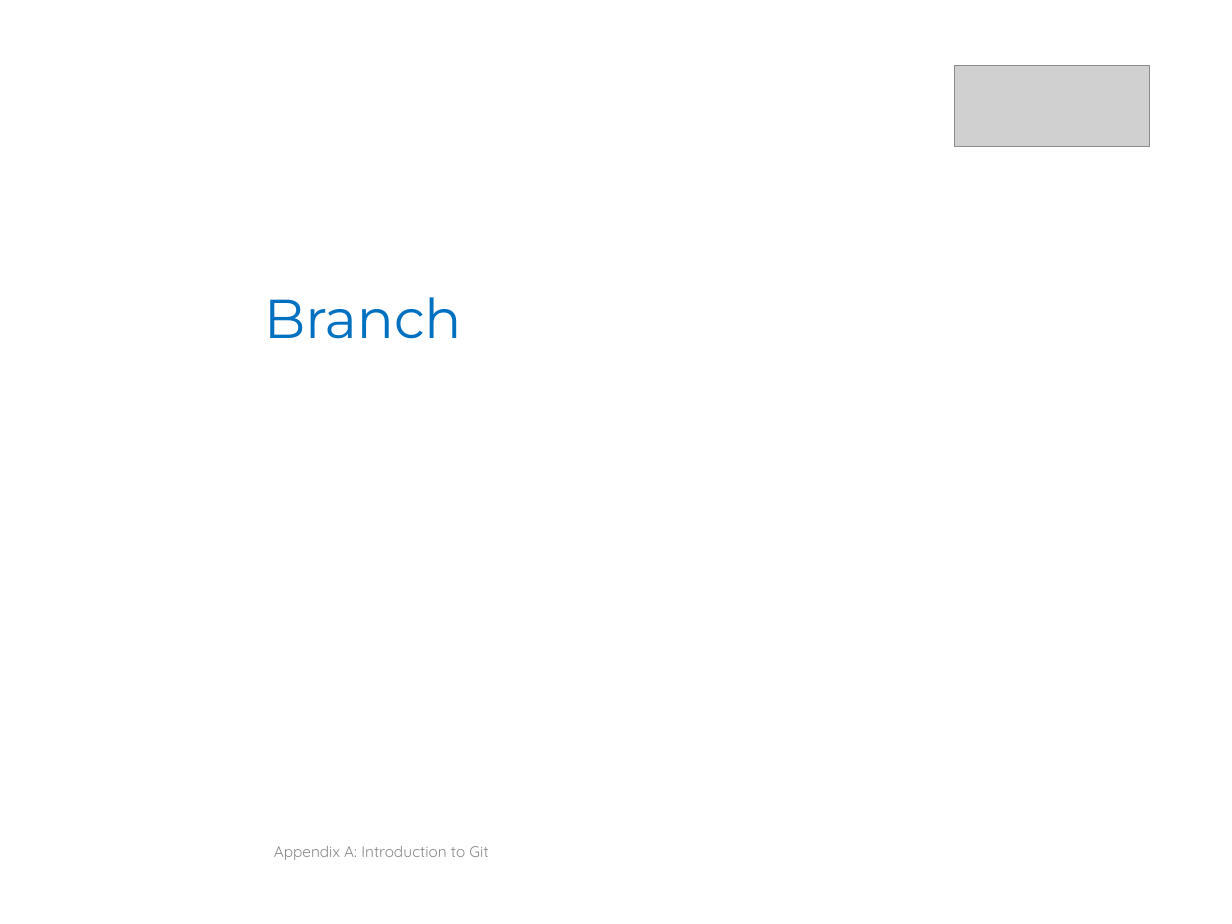
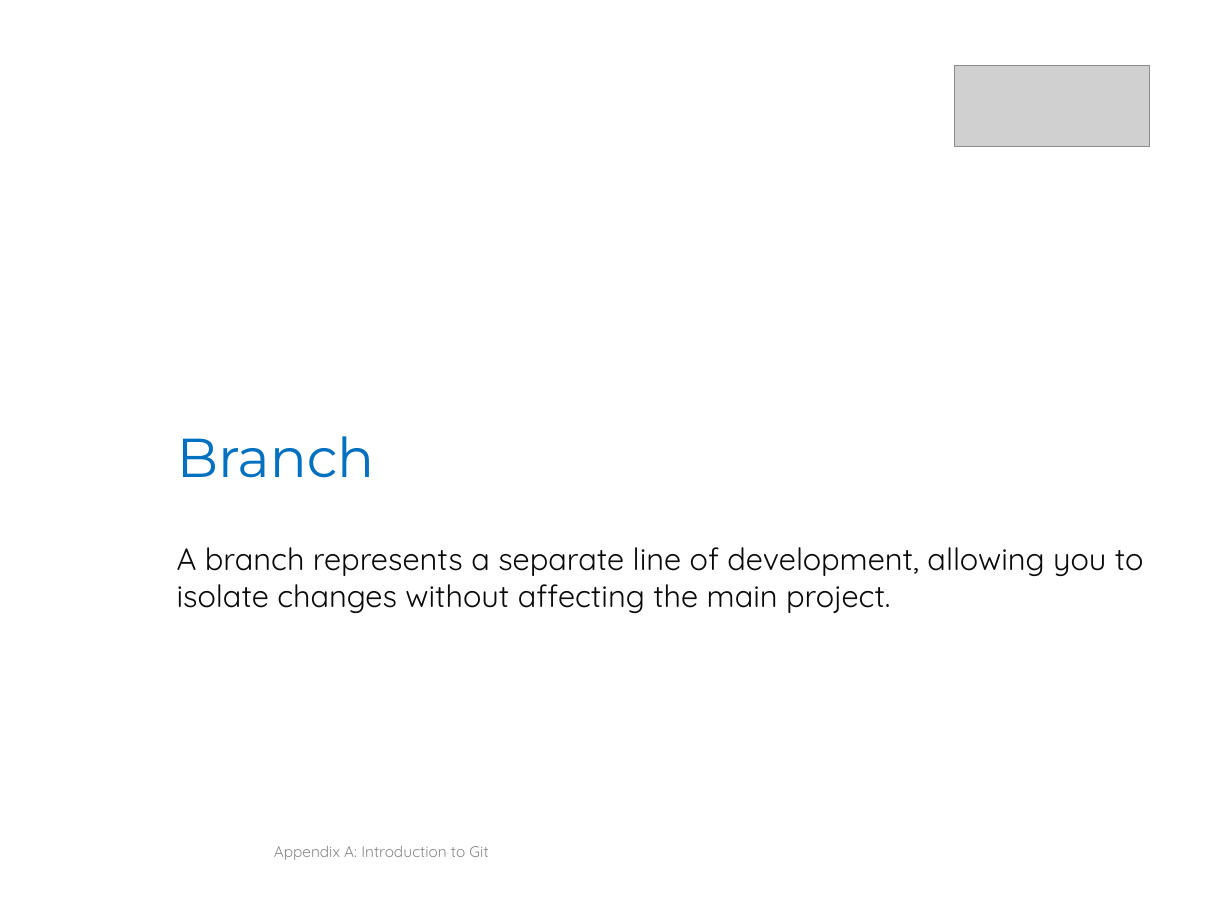
Before and after one commit to arthurguau/TA-Vickie, a slide deck: slide 8 of 01-Software-Engineering/06-Git/SE-06-GIT-01-Introduction.ppt. Drawn at 1232x924 pixels with LibreOffice and Linux fonts; fonts in the diff are those of the drawing; grey boxes stand for pictures. Boxes give left, top, right and bottom in pixels: in the first picture for what was removed or moved away, otherwise in the second. Text is boxed around its words. In the diff, an @@ line names an element or a change of style, - is before the commit and + after.

```diff
--- a/01-Software-Engineering/06-Git/SE-06-GIT-01-Introduction.ppt
+++ b/01-Software-Engineering/06-Git/SE-06-GIT-01-Introduction.ppt
@@ title "Branch": place and size @@
-title "Branch" at <box>264,297,462,339</box>
+title "Branch" at <box>177,436,375,478</box>
@@ text added at <box>177,547,1144,613</box>, 18 pt, text #0A0A0A @@
+A branch represents a separate line of development, allowing you to isolate changes without affecting the main project.
```
Also in this commit, not shown: 1 slide added, 1 other file.
